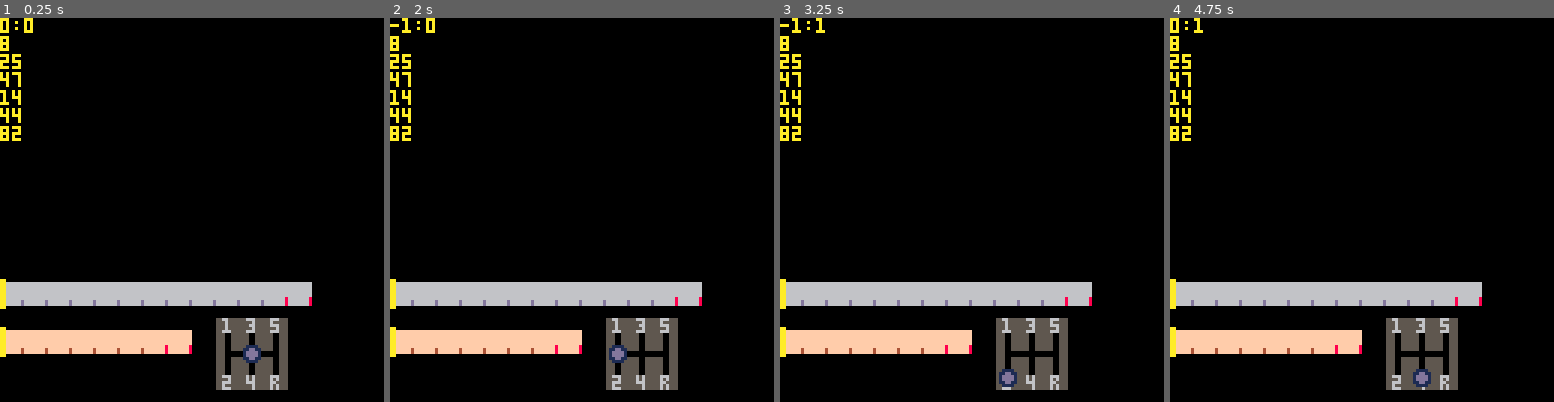
Above: before the commit, frames 1-4 (left to right).
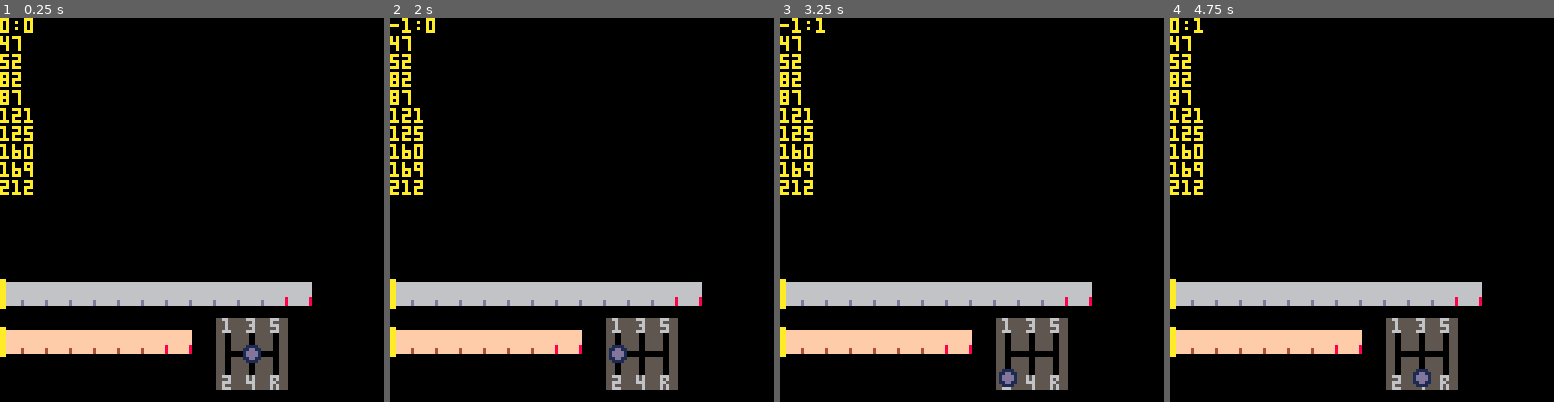
Above: after the commit, the same moments.

Repository: VedVid/PICOdrag
Game: PICO-8 cartridge picodrag.p8
Same seed, same stepped clock (60 frames per second), same inputs: the game is played once before the commit and once after it.
Inputs:
- Up to frame 1 (0.25 s): no input
- Up to frame 2 (2 s): hold Left from 1.97 s (still down)
- Up to frame 3 (3.25 s): release Left at 2.37 s; hold Down 2.42-2.82 s; hold Right from 2.87 s (still down)
- Up to frame 4 (4.75 s): release Right at 3.53 s; hold Up 3.58-4.08 s; hold Right 4.13-4.53 s; hold Down from 4.58 s (still down)

The runs differ from the first frame. In frame 1, 1.1% of the frame differs, in the area x 0-9%, y 4-47%; in frame 2, 1.1%; in frame 3, 1.1%; in frame 4, 1.1%.

Commit message:
Dry simulation of accelerating, with dropdowns accounted

Diff:
--- a/picodrag.p8
+++ b/picodrag.p8
@@ -21,12 +21,15 @@
  else
   print("no")
  end
- print(calculate_speed(car,1,1000,47))
- print(calculate_speed(car,1,3000,47))
- print(calculate_speed(car,1,5500,47))
- print(calculate_speed(car,2,1000,82))
- print(calculate_speed(car,2,3000,82))
- print(calculate_speed(car,2,5500,82))
+ print(calculate_speed(car,1,5500))
+ print(calculate_speed(car,2,5500-2000))
+ print(calculate_speed(car,2,5500))
+ print(calculate_speed(car,3,5500-1500))
+ print(calculate_speed(car,3,5500))
+ print(calculate_speed(car,4,5500-1200))
+ print(calculate_speed(car,4,5500))
+ print(calculate_speed(car,5,5500-1100))
+ print(calculate_speed(car,5,5500))
 end
 
 -->8
